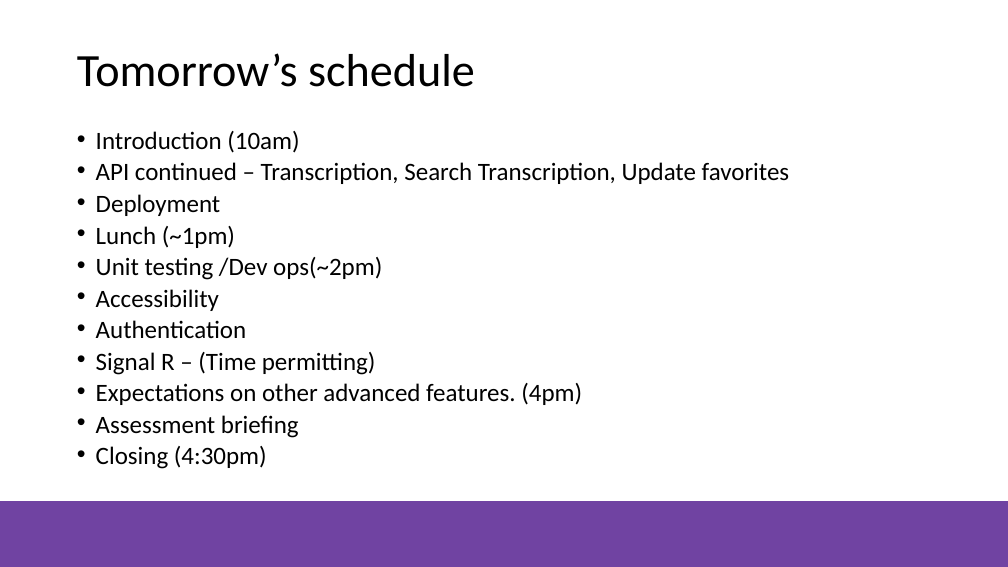
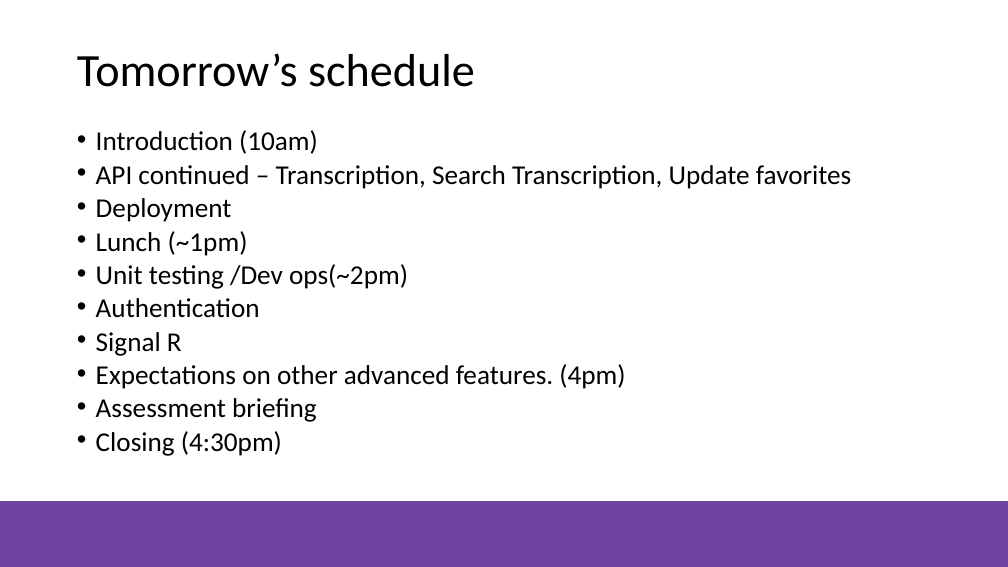
Before and after one commit to NZMSA/2019-Phase-2, a slide deck: slide 3 of Slides/MSA Intro Day 1.pptx. Drawn at 1008x567 pixels with LibreOffice and Linux fonts; fonts in the diff are those of the drawing; background and template pictures are left out. Boxes give left, top, right and bottom in pixels: in the first picture for what was removed or moved away, otherwise in the second. Text is boxed around its words. In the diff, an @@ line names an element or a change of style, - is before the commit and + after.

Commit message:
Updated slide deck

```diff
--- a/Slides/MSA Intro Day 1.pptx
+++ b/Slides/MSA Intro Day 1.pptx
@@ text at <box>96,130,851,456</box>: size 23.8 to 25.9 pt @@
@@ text at <box>96,289,219,311</box>: paragraph removed @@
-• Accessibility
@@ text at <box>96,332,182,356</box>: text changed; size 23.8 to 25.9 pt @@
-• Signal R – (Time permitting)
+• Signal R
```
